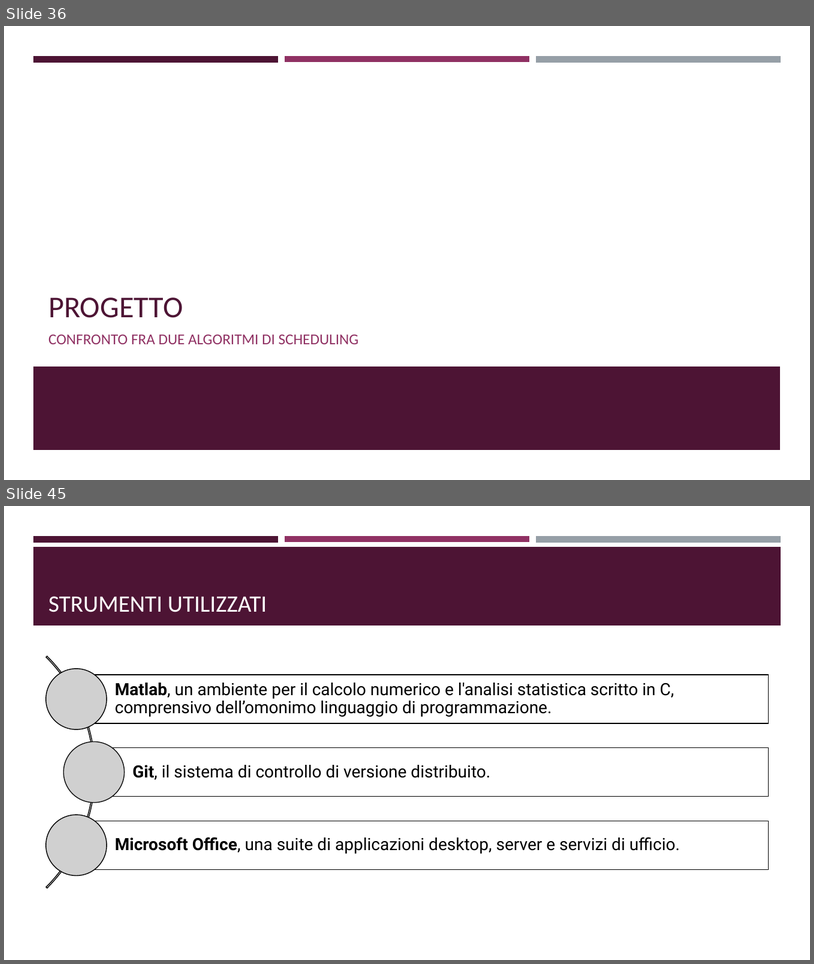
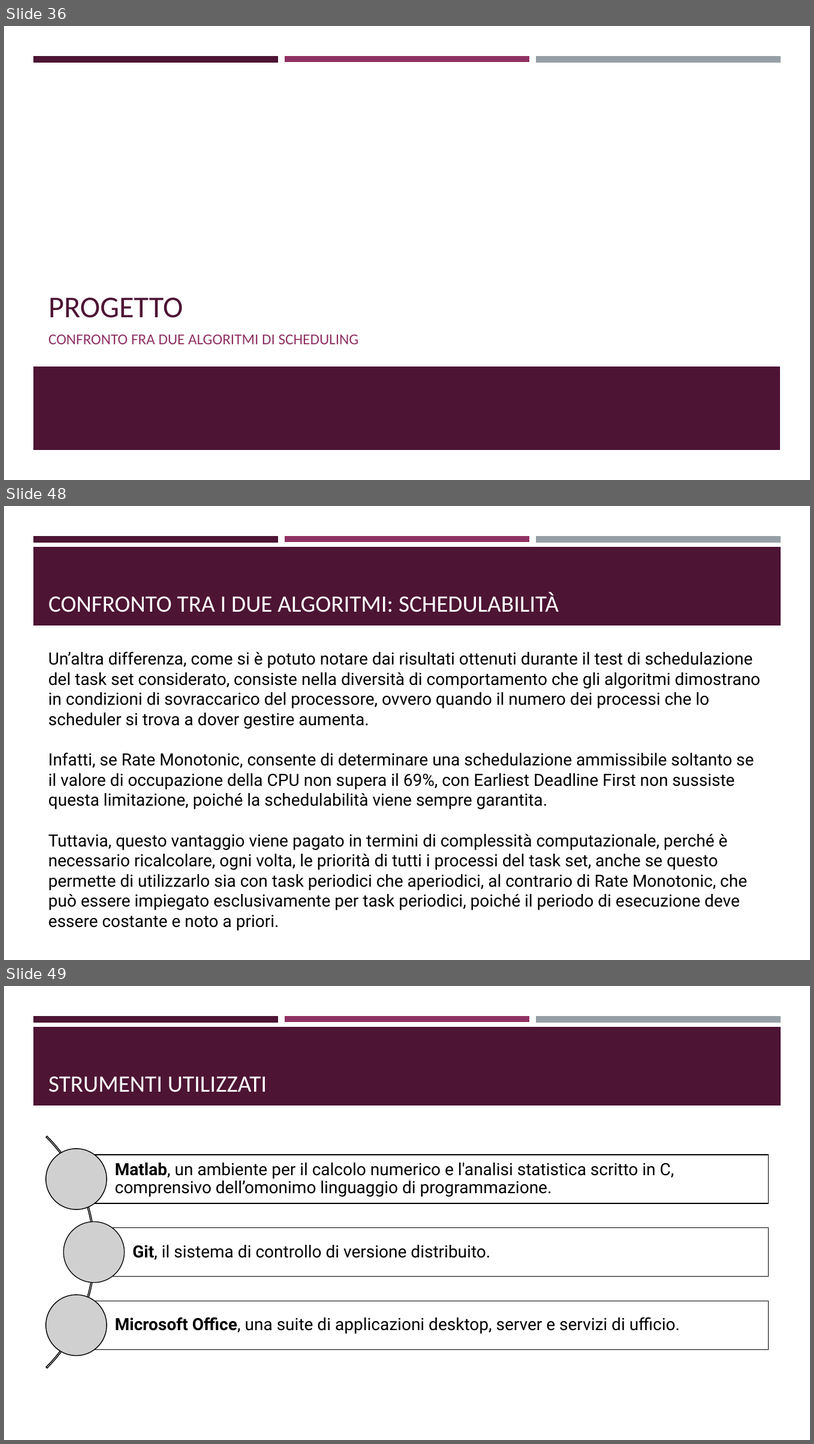
Before and after one commit to ivochan/SchedulingExercise, a slide deck: Algoritmi di scheduling real-time.odp. Shown one above the other, each under a label of ours: slides 36 and 45 before the commit, slides 36, 48 and 49 after it; the slides between them are not shown. The pictures are 814x964 and 814x1444 pixels, drawn with LibreOffice and Linux fonts; fonts in the diff are those of the drawing; grey boxes stand for pictures; background and template pictures are left out. Boxes give left, top, right and bottom in pixels: in the first picture for what was removed or moved away, otherwise in the second. Text is boxed around its words. In the diff, an @@ line names an element or a change of style, - is before the commit and + after.

```diff
--- a/Algoritmi di scheduling real-time.odp
+++ b/Algoritmi di scheduling real-time.odp
@@ slide 48 added at [4, 506, 810, 960], background #FFFFFF; not listed: 4 template elements that a slide beside it also shows @@
@@ title added at [48, 592, 559, 612], 28 pt, text #FFFFFF @@
+CONFRONTO TRA I DUE ALGORITMI: SCHEDULABILITÀ
@@ text added at [48, 651, 761, 930], 20 pt, text #000000 @@
+Un’altra differenza, come si è potuto notare dai risultati ottenuti durante il test di schedulazione del task set considerato, consiste nella diversità di comportamento che gli algoritmi dimostrano in condizioni di sovraccarico del processore, ovvero quando il numero dei processi che lo scheduler si trova a dover gestire aumenta.
+Infatti, se Rate Monotonic, consente di determinare una schedulazione ammissibile soltanto se il valore di occupazione della CPU non supera il 69%, con Earliest Deadline First non sussiste questa limitazione, poiché la schedulabilità viene sempre garantita.
+Tuttavia, questo vantaggio viene pagato in termini di complessità computazionale, perché è necessario ricalcolare, ogni volta, le priorità di tutti i processi del task set, anche se questo permette di utilizzarlo sia con task periodici che aperiodici, al contrario di Rate Monotonic, che può essere impiegato esclusivamente per task periodici, poiché il periodo di esecuzione deve essere costante e noto a priori.
@@ what was slide 45 is now slide 49 @@
```
Also in this commit, not shown: 7 slides changed, 4 other slides added, 1 slide removed, 7 other files.
